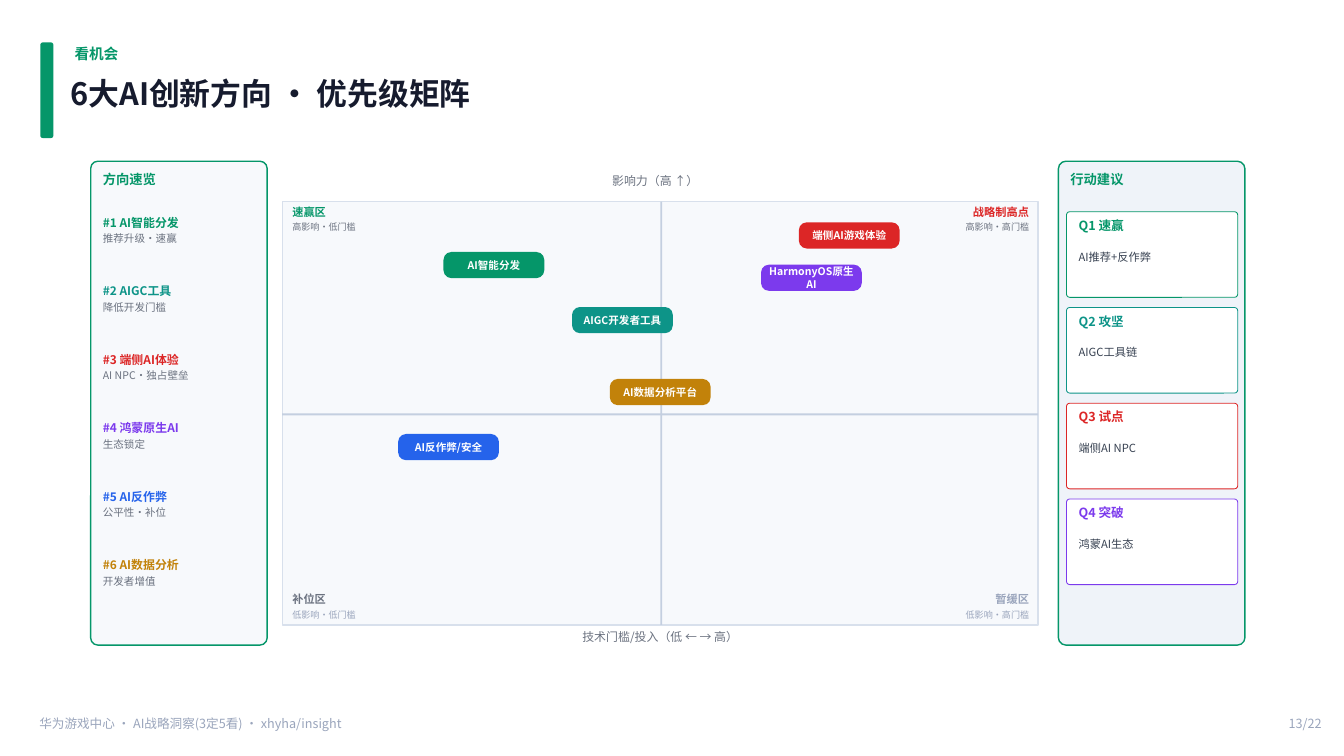
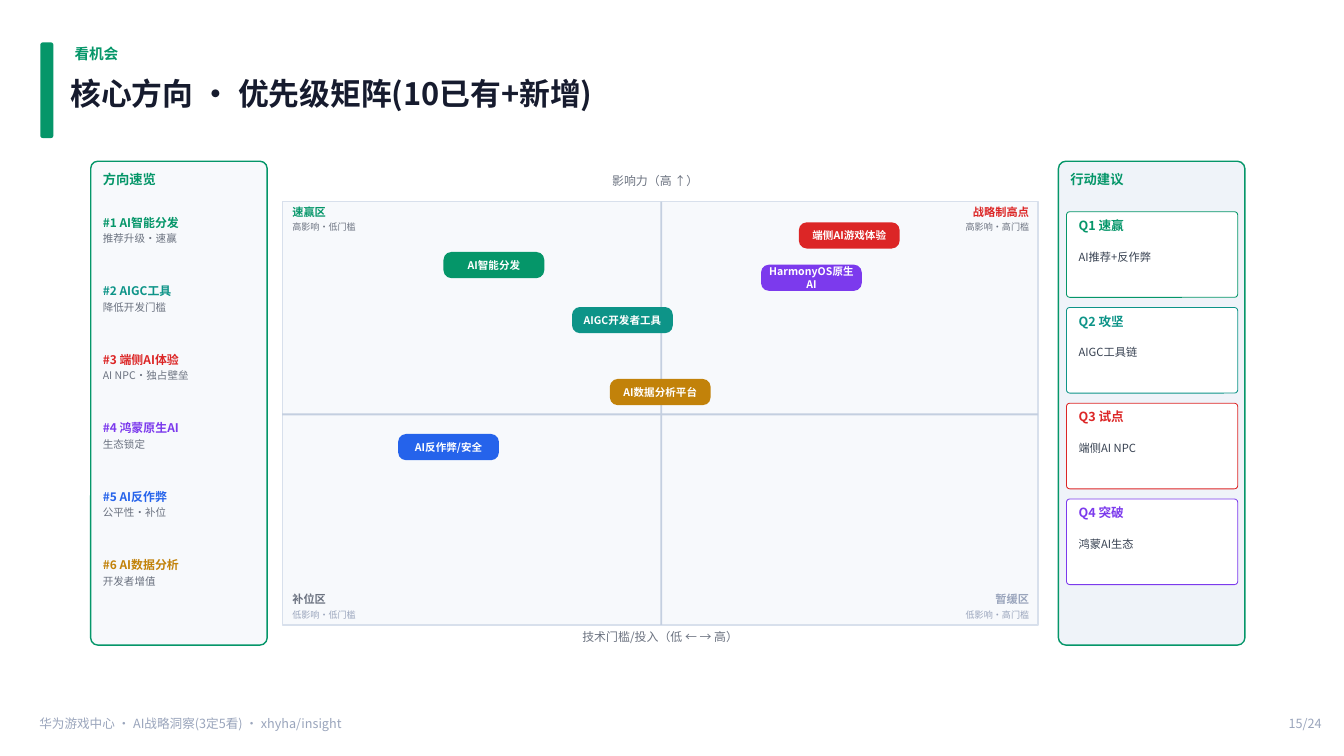
Before and after one commit to xhyha/insight, a slide deck: slide 15 of Huawei_GameCenter_AI_Strategy_3Ding5Kan.pptx (slide 13 before the commit). Drawn at 1344x756 pixels with LibreOffice and Linux fonts; fonts in the diff are those of the drawing. Boxes give left, top, right and bottom in pixels: in the first picture for what was removed or moved away, otherwise in the second. Text is boxed around its words. In the diff, an @@ line names an element or a change of style, - is before the commit and + after.

Commit message:
feat: 华为游戏中心AI战略PPT扩展22→24页 — 新增AI方向全景扩展(20方向)+Top6新增深度评估

```diff
--- a/Huawei_GameCenter_AI_Strategy_3Ding5Kan.pptx
+++ b/Huawei_GameCenter_AI_Strategy_3Ding5Kan.pptx
@@ text at bbox=[71, 78, 592, 111]: text changed @@
-6大AI创新方向 · 优先级矩阵
+核心方向 · 优先级矩阵(10已有+新增)
@@ text at bbox=[1289, 718, 1322, 730]: text changed @@
-13/22
+15/24
```
Also in this commit, not shown: 21 other slides changed, 2 slides added.
